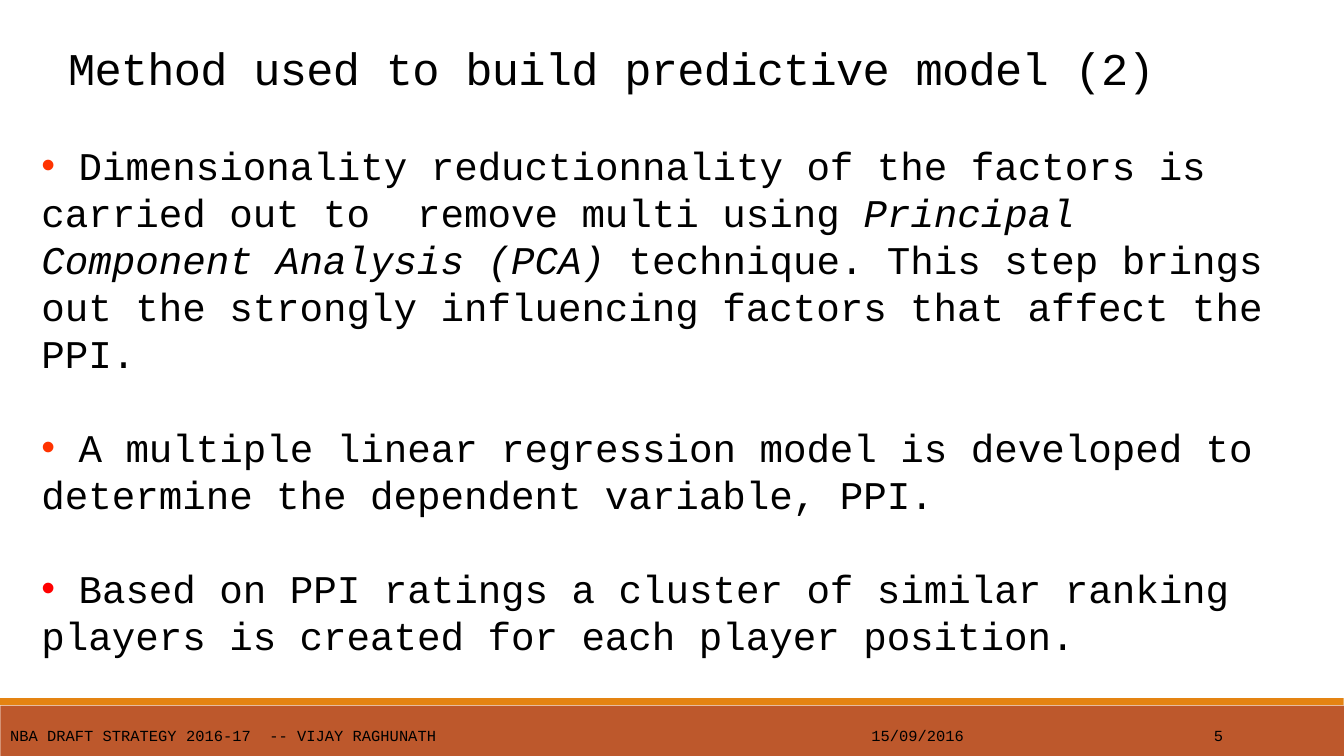
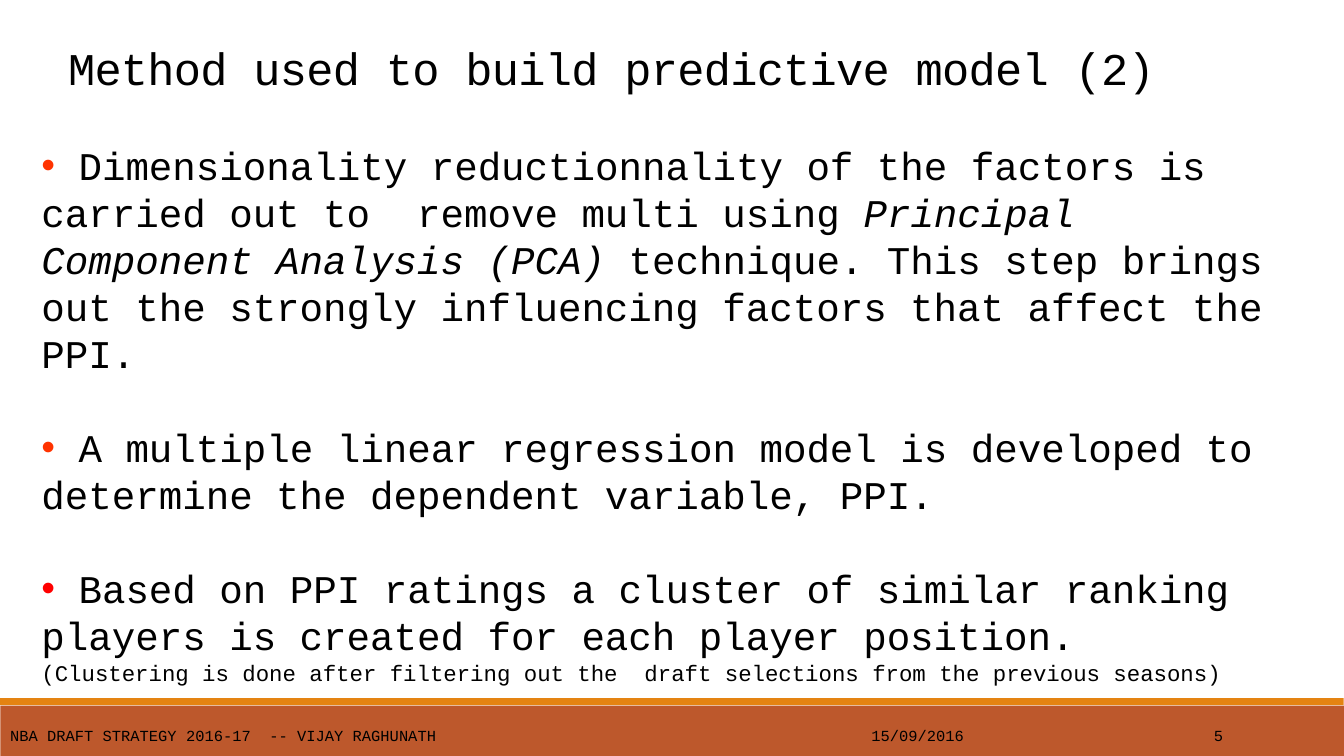
Before and after one commit to vijayr1912/NBA-scouting-draft, a slide deck: slide 7 of NBA-Draft-Scouting.pptx. Drawn at 1344x756 pixels with LibreOffice and Linux fonts; fonts in the diff are those of the drawing. Boxes give left, top, right and bottom in pixels: in the first picture for what was removed or moved away, otherwise in the second. Text is boxed around its words. In the diff, an @@ line names an element or a change of style, - is before the commit and + after.

```diff
--- a/NBA-Draft-Scouting.pptx
+++ b/NBA-Draft-Scouting.pptx
@@ text at (x1=41, y1=665, x2=1220, y2=686): paragraph added @@
+(Clustering is done after filtering out the draft selections from the previous seasons)
```
Also in this commit, not shown: 9 other slides changed, 1 slide added, 2 other files.
